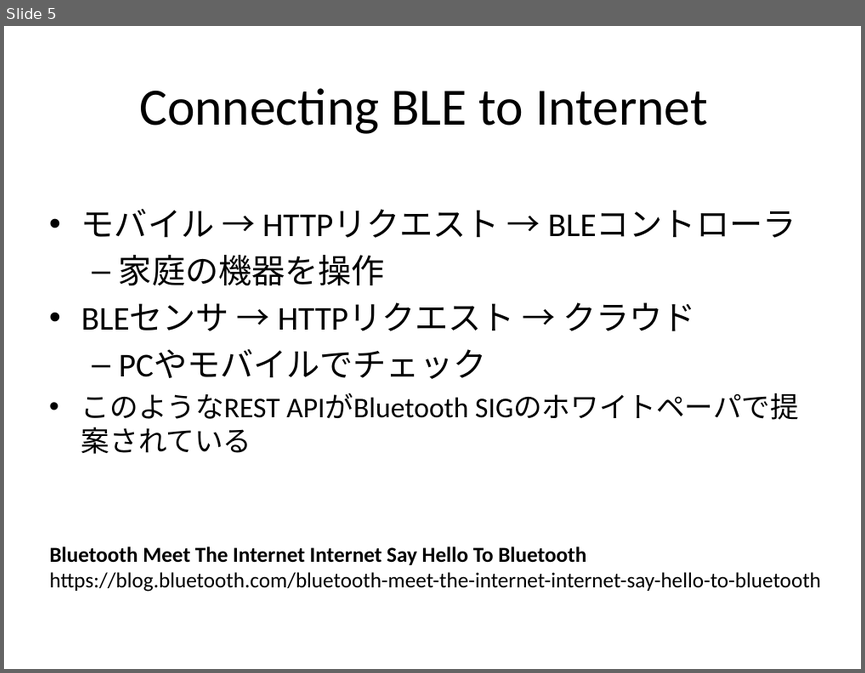
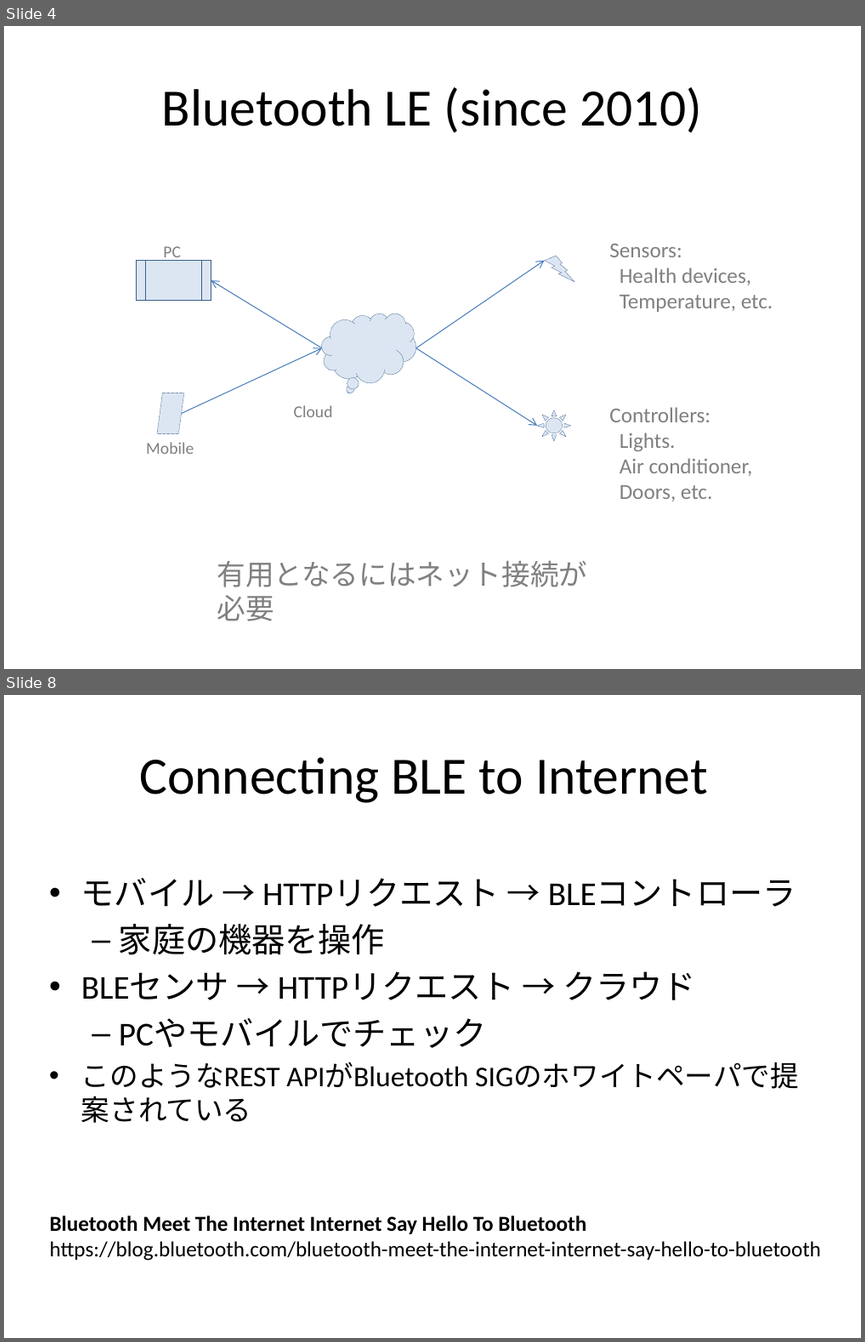
Before and after one commit to jjking2/ble-for-iot, a slide deck: BLE-for-IoT-ja.pptx. Shown one above the other, each under a label of ours: slide 5 before the commit, slides 4 and 8 after it; the slides between them are not shown. The pictures are 865x673 and 865x1342 pixels, drawn with LibreOffice and Linux fonts; fonts in the diff are those of the drawing. Boxes give left, top, right and bottom in pixels: in the first picture for what was removed or moved away, otherwise in the second. Text is boxed around its words. In the diff, an @@ line names an element or a change of style, - is before the commit and + after.

```diff
--- a/BLE-for-IoT-ja.pptx
+++ b/BLE-for-IoT-ja.pptx
@@ slide 4 added at box(4, 26, 861, 669), background #FFFFFF @@
@@ title added at box(162, 87, 701, 133), 44 pt, text #000000 @@
+Bluetooth LE (since 2010)
@@ text added at box(163, 246, 181, 261), 14 pt, text #808080 @@
+PC
@@ text added at box(609, 243, 773, 312), 18 pt, text #808080 @@
+Sensors:
+Health devices,
+Temperature, etc.
@@ flow chart predefined process added at box(136, 260, 211, 301), fill #DCE6F2, outline #3A5F8C 0.25 pt dashed @@
@@ arrow added from (322, 348) to (211, 280), #4B7EBC 0.75 pt @@
@@ arrow added from (416, 348) to (544, 260), #4B7EBC 0.75 pt @@
@@ lightning bolt added at box(544, 256, 574, 282), fill #DCE6F2, outline #3A5F8C 0.25 pt dashed @@
@@ thought cloud added at box(322, 313, 416, 382), fill #DCE6F2, outline #3A5F8C 0.25 pt dashed @@
@@ arrow added from (182, 414) to (322, 348), #4B7EBC 0.75 pt @@
@@ arrow added from (416, 348) to (537, 426), #4B7EBC 0.75 pt @@
@@ flow chart input output added at box(157, 392, 184, 433), fill #DCE6F2, outline #3A5F8C 0.25 pt dashed @@
@@ text added at box(294, 405, 333, 417), 14 pt, text #808080 @@
+Cloud
@@ text added at box(609, 407, 753, 501), 18 pt, text #808080 @@
+Controllers:
+Lights.
+Air conditioner,
+Doors, etc.
@@ sun added at box(537, 410, 570, 441), fill #DCE6F2, outline #3A5F8C 0.25 pt dashed @@
@@ text added at box(146, 442, 194, 454), 14 pt, text #808080 @@
+Mobile
@@ text added at box(217, 561, 588, 621), 24 pt, text #808080 @@
+有用となるにはネット接続が必要
@@ what was slide 5 is now slide 8 @@
```
Also in this commit, not shown: 4 slides changed, 2 other slides added, 1 other file.
